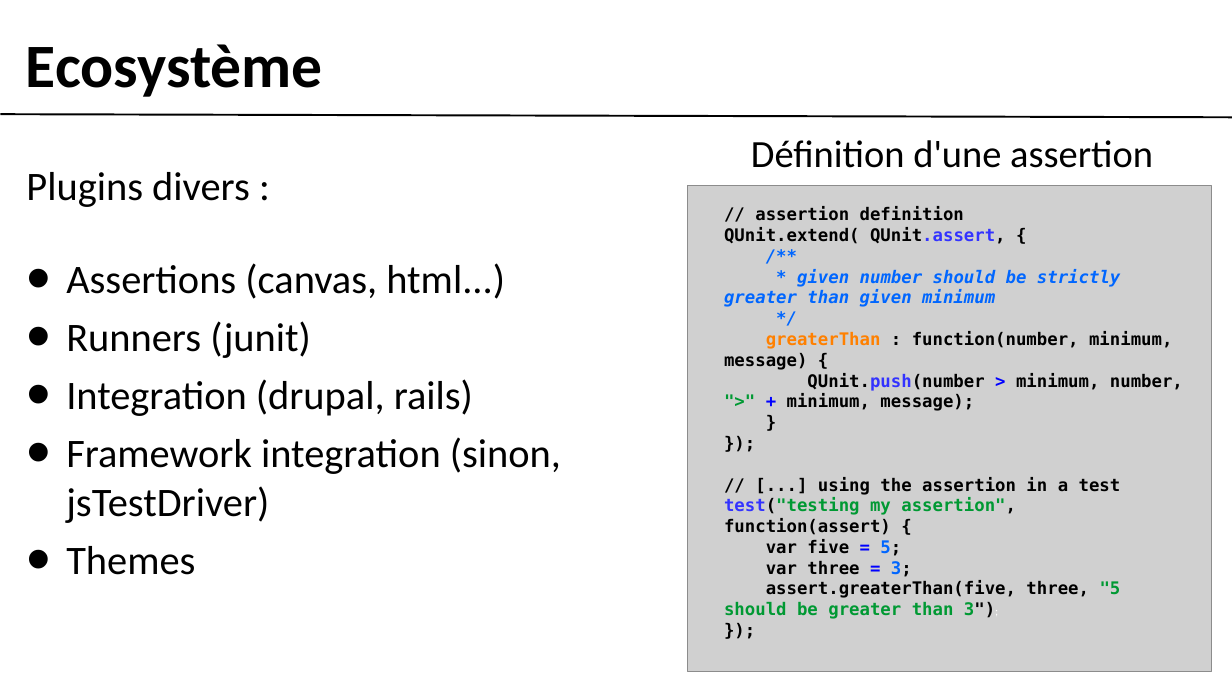
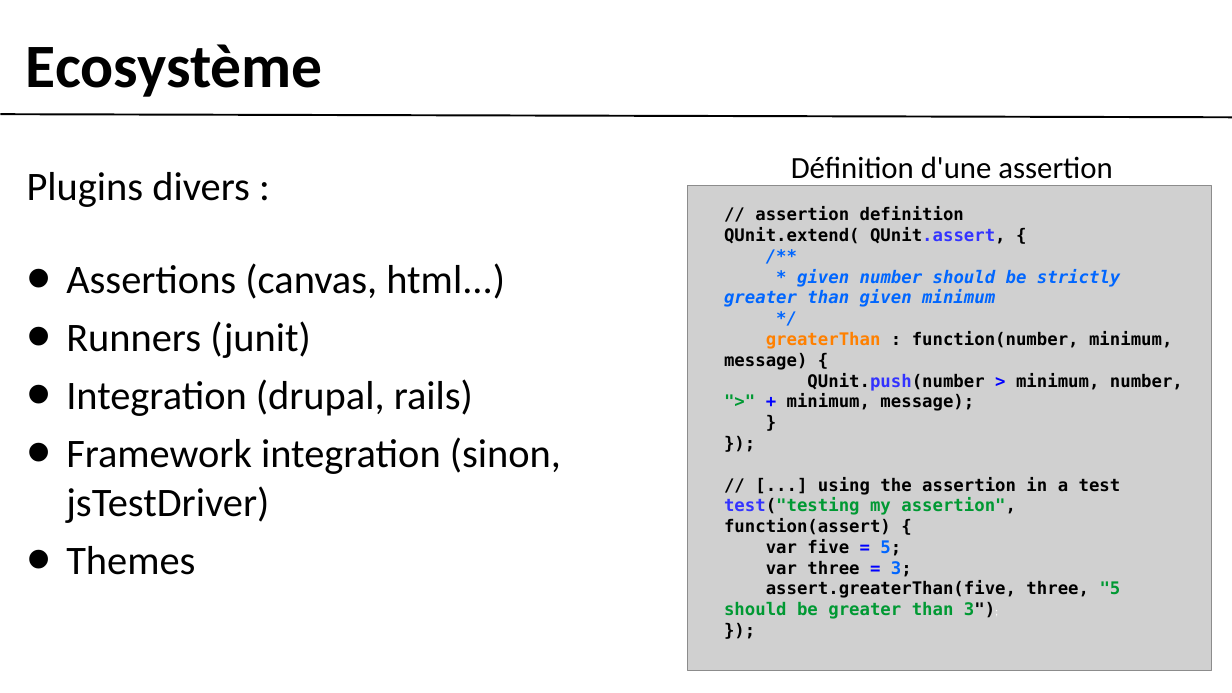
Before and after one commit to gobengo/devoxx-panorama-js-testing, a slide deck: slide 6 of doc/qunit_part.ppt. Drawn at 1232x693 pixels with LibreOffice and Linux fonts; fonts in the diff are those of the drawing; grey boxes stand for pictures; background and template pictures are left out. Boxes give left, top, right and bottom in pixels: in the first picture for what was removed or moved away, otherwise in the second. Text is boxed around its words. In the diff, an @@ line names an element or a change of style, - is before the commit and + after.

```diff
--- a/doc/qunit_part.ppt
+++ b/doc/qunit_part.ppt
@@ text "Définition d'une assertion": place and size @@
-text "Définition d'une assertion" at (751, 140, 1153, 168)
+text "Définition d'une assertion" at (791, 156, 1112, 186)
@@ text "Définition d'une assertion" at (791, 156, 1112, 186): size 40 to 32 pt @@
```
Also in this commit, not shown: 2 other slides changed.
